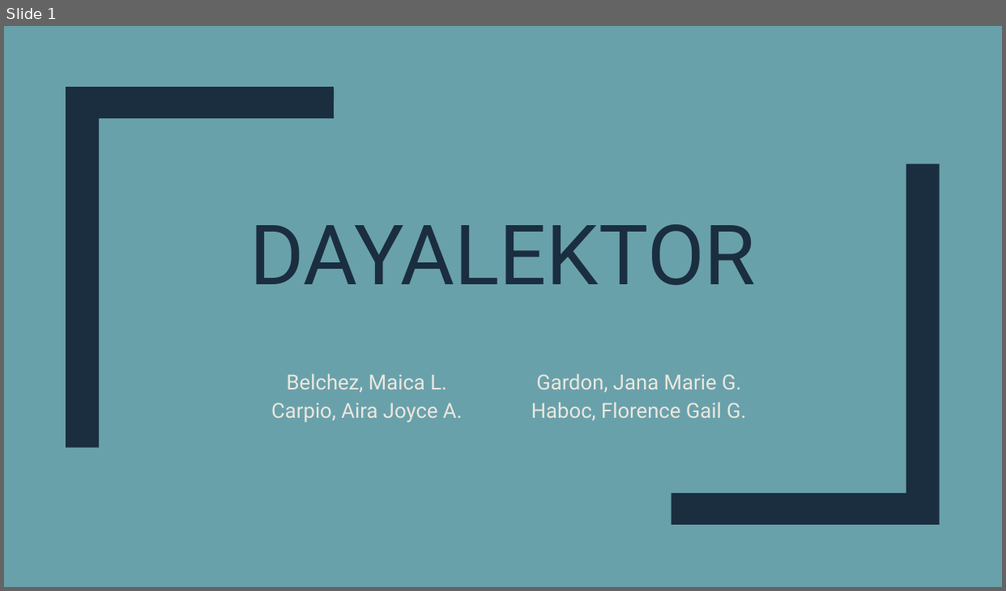
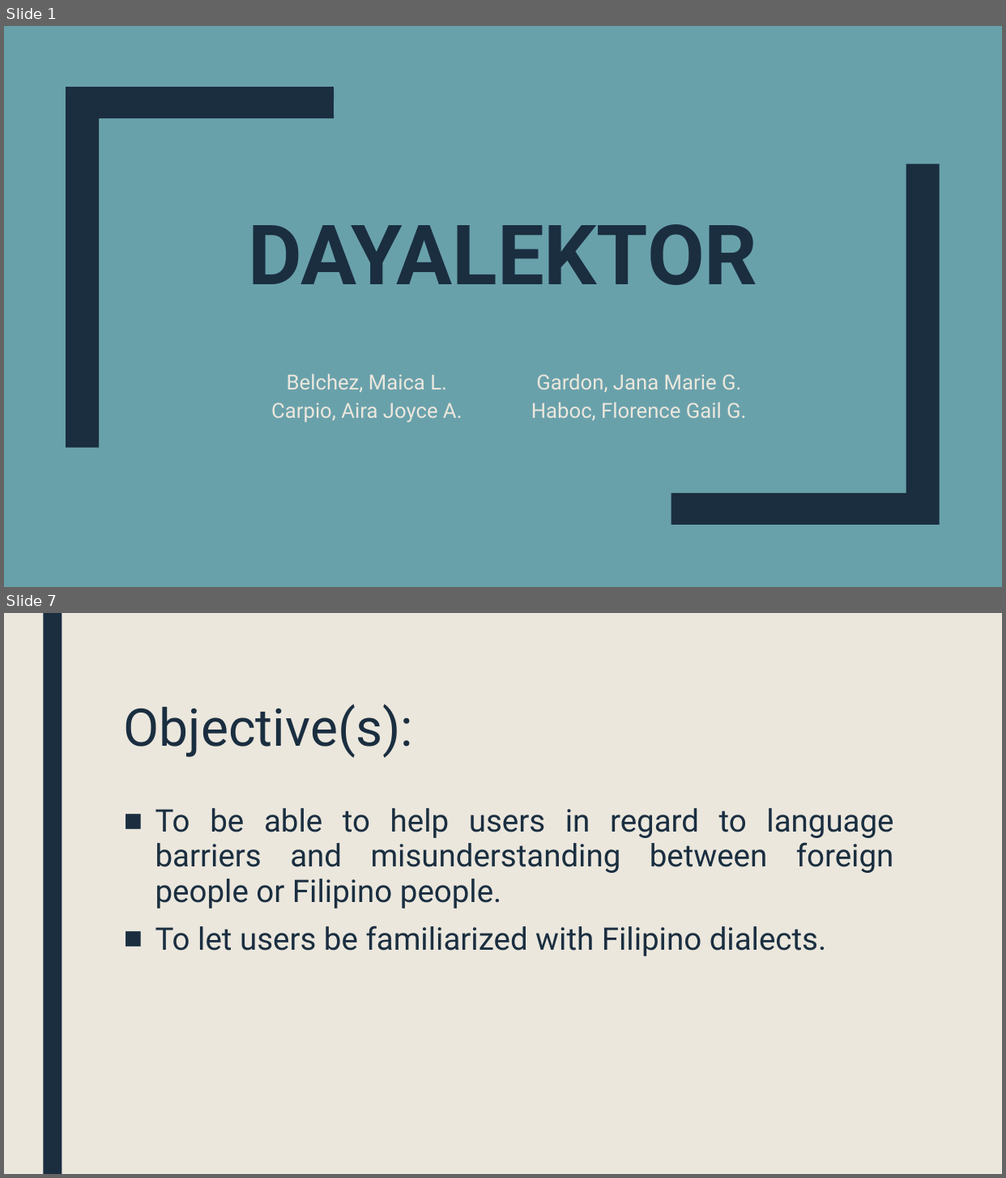
Before and after one commit to mlbelchez/Project---TENTREP, a slide deck: Presentation/PPT/Presentation 2.pptx. Shown one above the other, each under a label of ours: slide 1 before the commit, slides 1 and 7 after it; the slides between them are not shown. The pictures are 1006x591 and 1006x1178 pixels, drawn with LibreOffice and Linux fonts; fonts in the diff are those of the drawing. Boxes give left, top, right and bottom in pixels: in the first picture for what was removed or moved away, otherwise in the second. Text is boxed around its words. In the diff, an @@ line names an element or a change of style, - is before the commit and + after.

```diff
--- a/Presentation/PPT/Presentation 2.pptx
+++ b/Presentation/PPT/Presentation 2.pptx
@@ slide 7 added at (x1=4, y1=613, x2=1002, y2=1174), background #EBE7DD @@
@@ rectangle added at (x1=43, y1=613, x2=62, y2=1174), fill #1A2E40 @@
@@ title added at (x1=124, y1=704, x2=413, y2=758), 50 pt, text #1A2E40 @@
+Objective(s):
@@ text added at (x1=155, y1=808, x2=894, y2=956), 30 pt, text #1A2E40 @@
+■ To be able to help users in regard to language barriers and misunderstanding between foreign people or Filipino people.
+■ To let users be familiarized with Filipino dialects.
@@ slide 1 changed as well @@
@@ title "DAYALEKTOR" at (x1=248, y1=224, x2=757, y2=285): bold on @@
```
Also in this commit, not shown: 6 other slides added.
